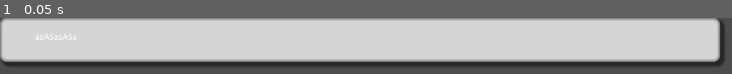
Above: before the commit, frame 1.
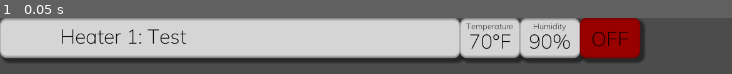
Above: after the commit, the same moment.

Repository: UltraArceus3/HackUConn-HotSidewalks
Game: Godot game, scene res://main.tscn
Two runs of this game, one before a commit and one after it. Both use one fixed random seed, a clock stepped at 60 frames per second and the inputs below. The project has no main scene, so this scene is started directly.
Inputs:
- Up to frame 1 (0.05 s): no input

The runs differ from the first frame. In frame 1, 33% of the frame differs, in the area x 0-99%, y 0-86%.

Commit message:
Designed Heater Data Tab

Diff:
--- a/src/frontend/src/resources/HeaterPanel.tres
+++ b/src/frontend/src/resources/HeaterPanel.tres
@@ -2,9 +2,9 @@
 
 [resource]
 bg_color = Color( 0.839216, 0.839216, 0.839216, 1 )
-border_width_left = 5
+border_width_left = 1
 border_width_top = 5
-border_width_right = 5
+border_width_right = 1
 border_width_bottom = 5
 border_color = Color( 0.482353, 0.482353, 0.482353, 1 )
 border_blend = true
--- /dev/null
+++ b/src/frontend/src/resources/LabelFont.tres
@@ -0,0 +1,8 @@
+[gd_resource type="DynamicFont" load_steps=2 format=2]
+
+[ext_resource path="res://src/resources/Mulish-VariableFont_wght.ttf" type="DynamicFontData" id=1]
+
+[resource]
+size = 32
+use_filter = true
+font_data = ExtResource( 1 )
--- /dev/null
+++ b/src/frontend/src/scenes/HeaterPanel.gd
@@ -0,0 +1,16 @@
+extends Panel
+
+
+onready var heater_name = $LabelName.text
+onready var temp = $TempPanel/LabelTemp.text
+onready var hum = $HumPanel/LabelHum.text
+onready var togg = $ToggPanel/LabelTogg.text
+
+# Called when the node enters the scene tree for the first time.
+func _ready():
+	pass # Replace with function body.
+
+
+# Called every frame. 'delta' is the elapsed time since the previous frame.
+#func _process(delta):
+#	pass
--- a/src/frontend/src/scenes/HeaterPanel.tscn
+++ b/src/frontend/src/scenes/HeaterPanel.tscn
@@ -1,15 +1,118 @@
-[gd_scene load_steps=2 format=2]
+[gd_scene load_steps=8 format=2]
 
 [ext_resource path="res://src/resources/HeaterPanel.tres" type="StyleBox" id=1]
+[ext_resource path="res://src/resources/Mulish-VariableFont_wght.ttf" type="DynamicFontData" id=2]
+[ext_resource path="res://src/resources/LabelFont.tres" type="DynamicFont" id=3]
+[ext_resource path="res://src/scenes/ToggPanel.gd" type="Script" id=4]
+[ext_resource path="res://src/scenes/HeaterPanel.gd" type="Script" id=5]
+
+[sub_resource type="DynamicFont" id=1]
+size = 13
+use_filter = true
+font_data = ExtResource( 2 )
+
+[sub_resource type="StyleBoxFlat" id=2]
+border_width_left = 1
+border_width_top = 5
+border_width_right = 1
+border_width_bottom = 5
+border_color = Color( 0.482353, 0.482353, 0.482353, 1 )
+border_blend = true
+corner_radius_top_left = 10
+corner_radius_top_right = 10
+corner_radius_bottom_right = 10
+corner_radius_bottom_left = 10
+shadow_color = Color( 0, 0, 0, 0.486275 )
+shadow_size = 5
+shadow_offset = Vector2( 5, 5 )
 
 [node name="HeaterPanel" type="Panel"]
-margin_right = 1152.0
-margin_bottom = 70.0
+margin_right = 736.0
+margin_bottom = 64.0
+custom_styles/panel = ExtResource( 1 )
+script = ExtResource( 5 )
+
+[node name="LabelName" type="Label" parent="."]
+modulate = Color( 0, 0, 0, 1 )
+margin_left = 96.0
+margin_top = 8.0
+margin_right = 298.0
+margin_bottom = 56.0
+custom_fonts/font = ExtResource( 3 )
+text = "Heater 1: Test"
+
+[node name="TempPanel" type="Panel" parent="."]
+margin_left = 736.0
+margin_right = 832.0
+margin_bottom = 64.0
 custom_styles/panel = ExtResource( 1 )
 
-[node name="LabelName" type="Label" parent="."]
-margin_left = 56.0
-margin_top = 24.0
-margin_right = 1198.0
-margin_bottom = 38.0
-text = "asASasASa"
+[node name="LabelTemp" type="Label" parent="TempPanel"]
+modulate = Color( 0, 0, 0, 1 )
+margin_left = 12.0
+margin_top = 16.0
+margin_right = 84.0
+margin_bottom = 58.0
+grow_horizontal = 2
+grow_vertical = 2
+custom_fonts/font = ExtResource( 3 )
+text = "70°F"
+align = 1
+
+[node name="_Temp" type="Label" parent="TempPanel"]
+modulate = Color( 0, 0, 0, 1 )
+margin_top = 4.0
+margin_right = 96.0
+margin_bottom = 22.0
+custom_fonts/font = SubResource( 1 )
+text = "Temperature"
+align = 1
+
+[node name="HumPanel" type="Panel" parent="."]
+margin_left = 832.0
+margin_right = 928.0
+margin_bottom = 64.0
+custom_styles/panel = ExtResource( 1 )
+
+[node name="LabelHum" type="Label" parent="HumPanel"]
+modulate = Color( 0, 0, 0, 1 )
+margin_left = 12.0
+margin_top = 16.0
+margin_right = 84.0
+margin_bottom = 58.0
+grow_horizontal = 2
+grow_vertical = 2
+rect_pivot_offset = Vector2( 36, 21 )
+custom_fonts/font = ExtResource( 3 )
+text = "90%"
+align = 1
+
+[node name="_Hum" type="Label" parent="HumPanel"]
+modulate = Color( 0, 0, 0, 1 )
+margin_top = 4.0
+margin_right = 96.0
+margin_bottom = 22.0
+custom_fonts/font = SubResource( 1 )
+text = "Humidity"
+align = 1
+
+[node name="ToggPanel" type="Panel" parent="."]
+modulate = Color( 1, 0, 0, 1 )
+margin_left = 928.0
+margin_right = 1024.0
+margin_bottom = 64.0
+custom_styles/panel = SubResource( 2 )
+script = ExtResource( 4 )
+
+[node name="LabelTogg" type="Label" parent="ToggPanel"]
+modulate = Color( 0, 0, 0, 1 )
+margin_left = 12.0
+margin_top = 12.0
+margin_right = 84.0
+margin_bottom = 53.0
+grow_horizontal = 2
+grow_vertical = 2
+rect_pivot_offset = Vector2( 36, 21 )
+custom_fonts/font = ExtResource( 3 )
+text = "OFF"
+align = 1
--- /dev/null
+++ b/src/frontend/src/scenes/ToggPanel.gd
@@ -0,0 +1,19 @@
+extends Panel
+
+
+export var toggle: bool = false
+
+
+# Called when the node enters the scene tree for the first time.
+func _ready():
+	pass
+
+
+# Called every frame. 'delta' is the elapsed time since the previous frame.
+func _process(_delta):
+	if toggle:
+		$LabelTogg.text = "ON"
+		modulate = Color(0, 1, 0)
+	else:
+		$LabelTogg.text = "OFF"
+		modulate = Color(1, 0, 0)
Binary file added: src/frontend/src/resources/ComicSansMS3.ttf
Binary file added: src/frontend/src/resources/Mulish-VariableFont_wght.ttf
